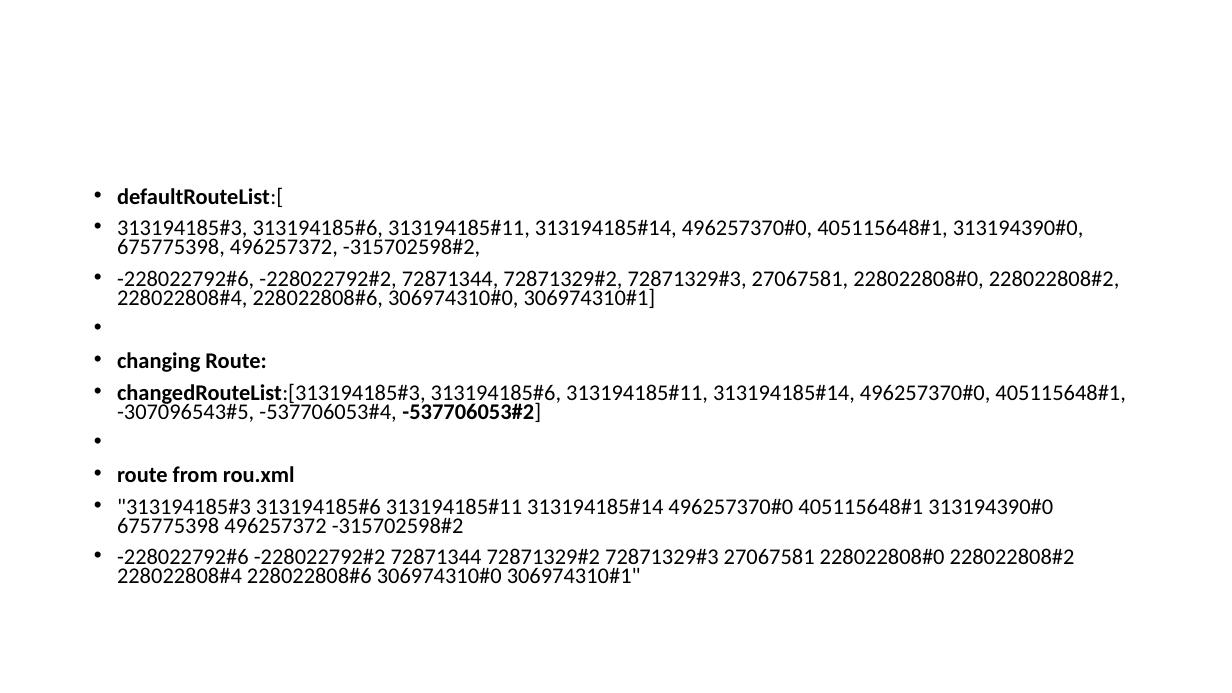
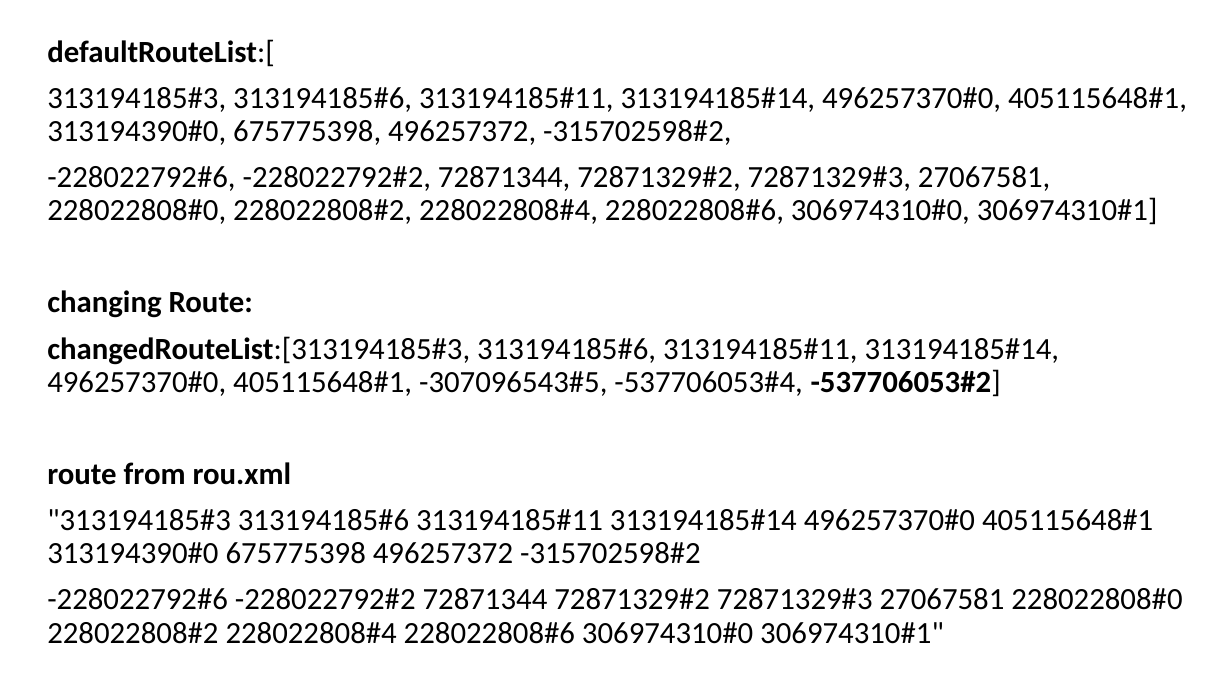
Before and after one commit to YenKang/Smart-Logistics-Plan, a slide deck: slide 45 of eclipse workspace/java_library/sumo_implementation recording.pptx. Drawn at 1232x693 pixels with LibreOffice and Linux fonts; fonts in the diff are those of the drawing. Boxes give left, top, right and bottom in pixels: in the first picture for what was removed or moved away, otherwise in the second. Text is boxed around its words. In the diff, an @@ line names an element or a change of style, - is before the commit and + after.

```diff
--- a/eclipse workspace/java_library/sumo_implementation recording.pptx
+++ b/eclipse workspace/java_library/sumo_implementation recording.pptx
@@ text "defaultRouteList:[": place and size @@
-text "defaultRouteList:[" at [117, 187, 1125, 583]
+text "defaultRouteList:[" at [47, 39, 1187, 644]
@@ text "defaultRouteList:[" at [47, 39, 1187, 644]: size 17.5 to 24 pt; bullet • to none; line spacing 0.7 to 0.9 @@
```
Also in this commit, not shown: 3 other slides changed, 2 slides added, 2 other files.
